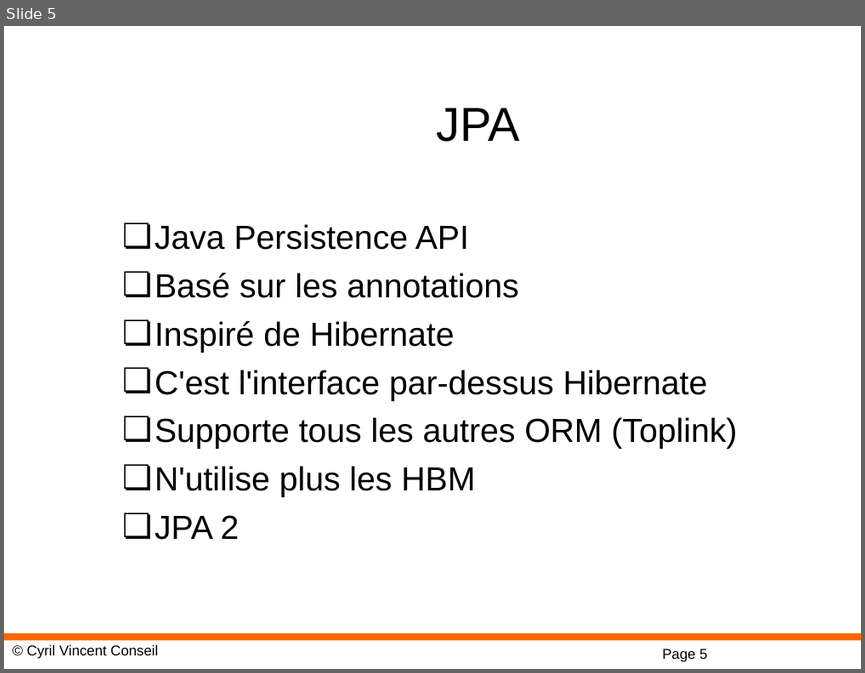
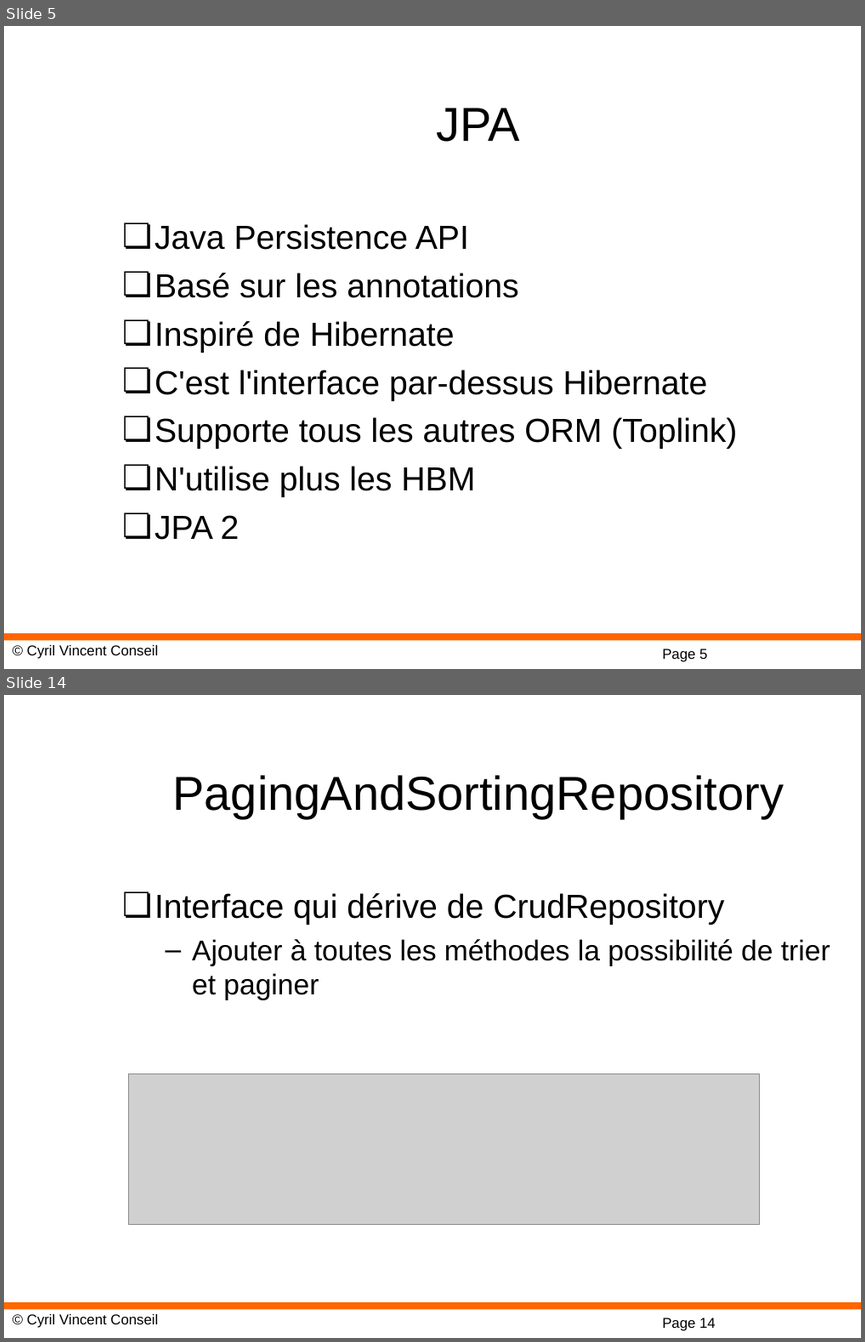
Before and after one commit to cyrilvincent/spring, a slide deck: ppt/07-SpringJPAH2.ppt. Shown one above the other, each under a label of ours: slide 5 before the commit, slides 5 and 14 after it; the slides between them are not shown. The pictures are 865x673 and 865x1342 pixels, drawn with LibreOffice and Linux fonts; fonts in the diff are those of the drawing; grey boxes stand for pictures; background and template pictures are left out. Boxes give left, top, right and bottom in pixels: in the first picture for what was removed or moved away, otherwise in the second. Text is boxed around its words. In the diff, an @@ line names an element or a change of style, - is before the commit and + after.

```diff
--- a/ppt/07-SpringJPAH2.ppt
+++ b/ppt/07-SpringJPAH2.ppt
@@ slide 14 added at box(4, 695, 861, 1338), background #FFFFFF; not listed: 3 template elements that a slide beside it also shows @@
@@ title added at box(173, 775, 783, 818), 40 pt, text #000000 @@
+PagingAndSortingRepository
@@ text added at box(154, 893, 830, 1000), 24 pt, text #000000 @@
+❏ Interface qui dérive de CrudRepository
+  – Ajouter à toutes les méthodes la possibilité de trier et paginer
@@ picture added at box(129, 1074, 759, 1225) @@
```
Also in this commit, not shown: 8 other slides added, 21 other files.
